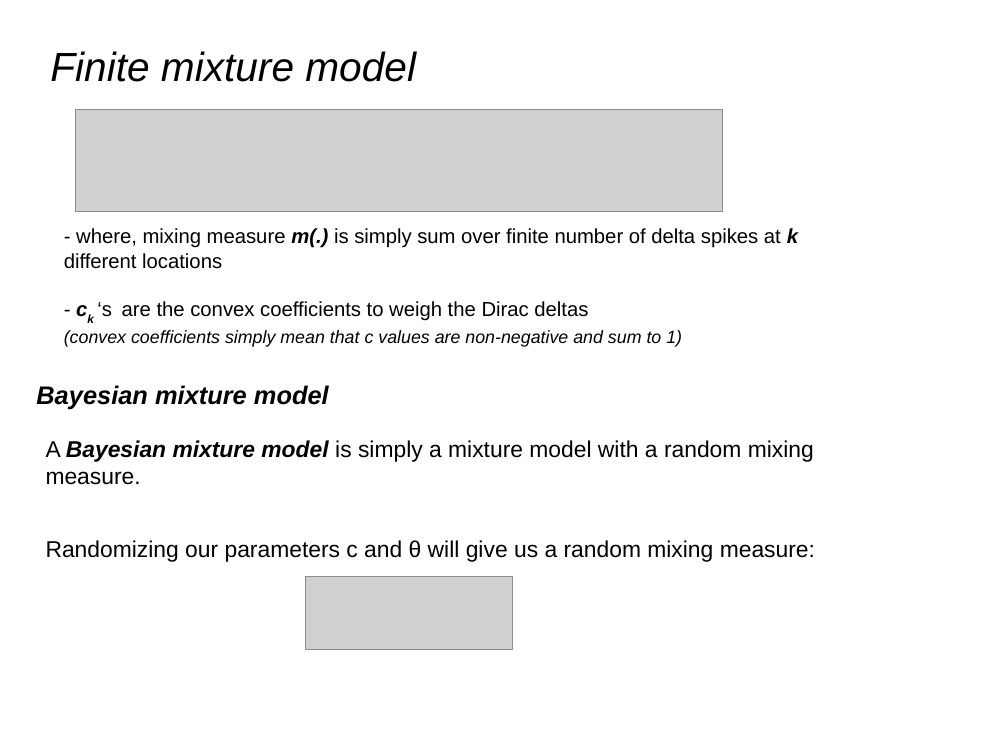
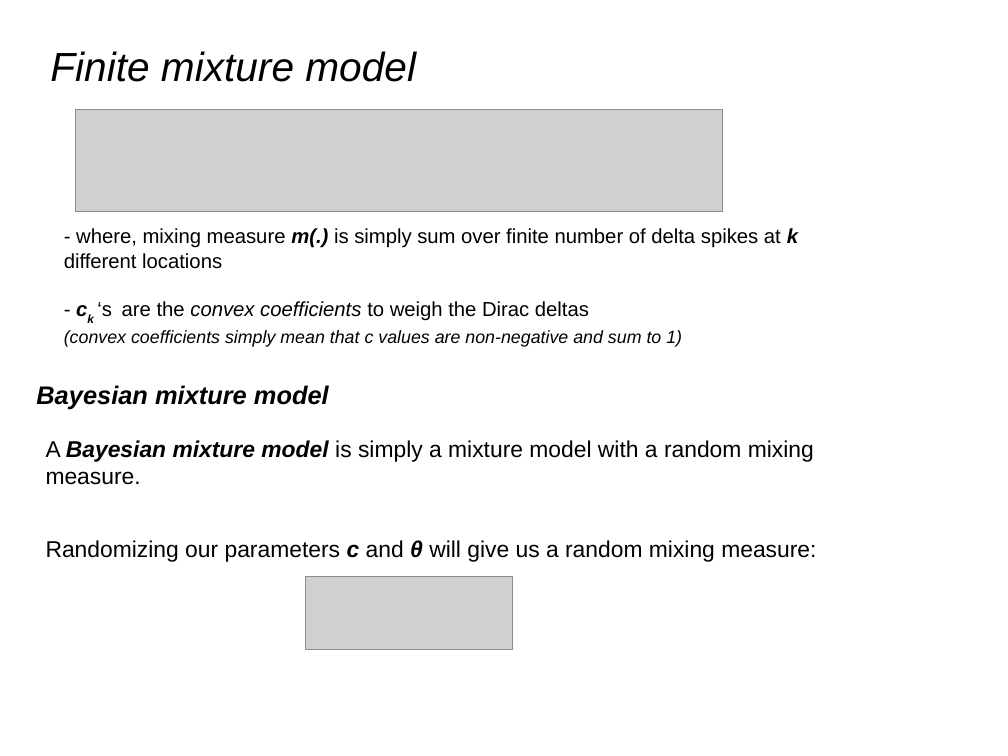
Before and after one commit to afcarl/Dirichlet_Processes, a slide deck: slide 7 of version_2.odp. Drawn at 1008x756 pixels with LibreOffice and Linux fonts; fonts in the diff are those of the drawing; grey boxes stand for pictures. Boxes give left, top, right and bottom in pixels: in the first picture for what was removed or moved away, otherwise in the second. Text is boxed around its words. In the diff, an @@ line names an element or a change of style, - is before the commit and + after.

Commit message:
fixed minor formatting

```diff
--- a/version_2.odp
+++ b/version_2.odp
@@ text at (97, 301, 589, 321): italic on in "convex coefficients" @@
@@ text "Randomizing our parameters c and ..." at (46, 540, 816, 562): bold on, italic on in "c θ" @@
```
Also in this commit, not shown: 11 other slides changed, 1 slide added, 1 slide removed.
